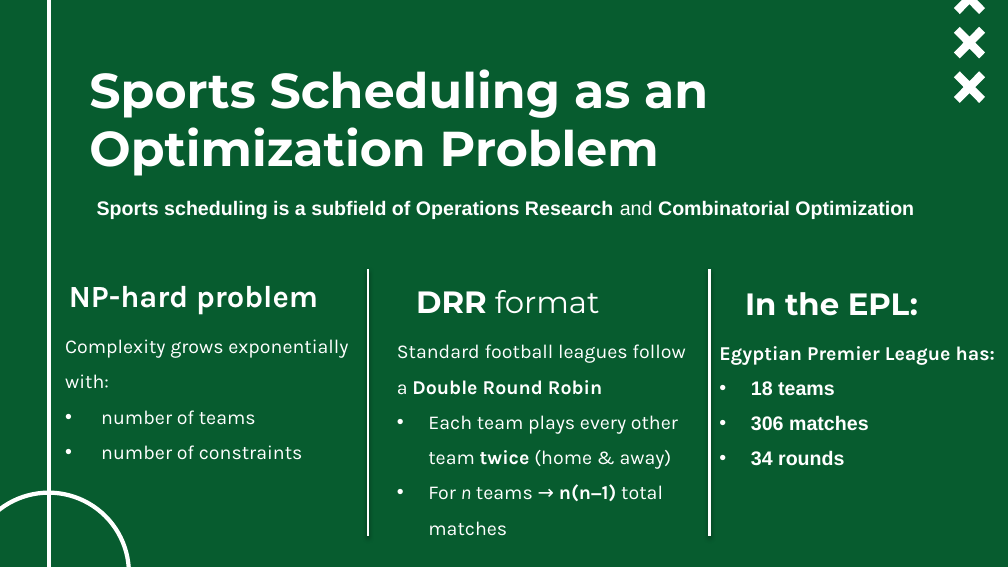
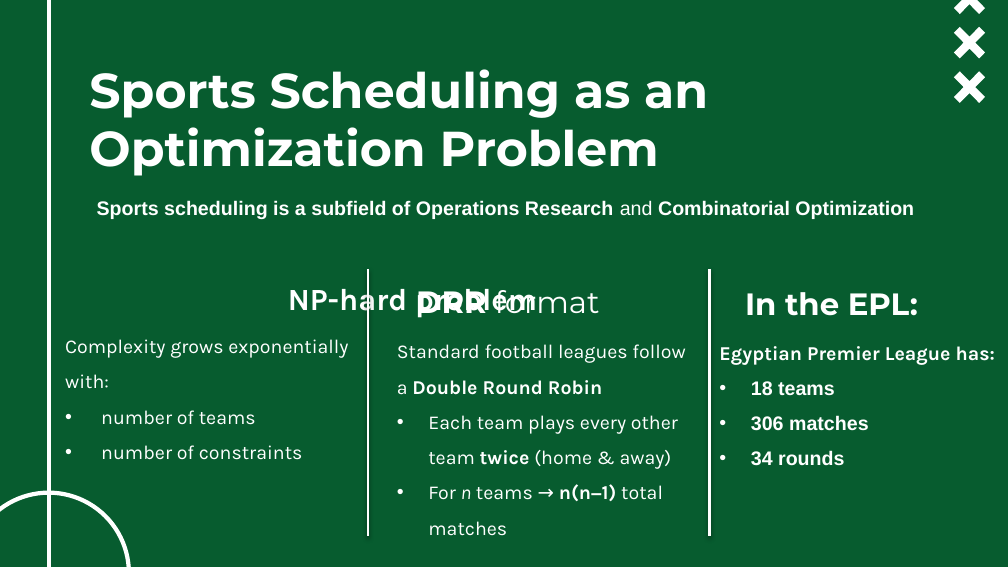
Before and after one commit to ghassanelgendy/egyptian-premier-league-schedule-optimizer, a slide deck: slide 11 of Documentations/presentation V1.pptx. Drawn at 1008x567 pixels with LibreOffice and Linux fonts; fonts in the diff are those of the drawing; background and template pictures are left out. Boxes give left, top, right and bottom in pixels: in the first picture for what was removed or moved away, otherwise in the second. Text is boxed around its words. In the diff, an @@ line names an element or a change of style, - is before the commit and + after.

```diff
--- a/Documentations/presentation V1.pptx
+++ b/Documentations/presentation V1.pptx
@@ subtitle "NP-hard problem" rewrapped from (x1=69, y1=286, x2=318, y2=315) to (x1=288, y1=283, x2=537, y2=318) @@
```
Also in this commit, not shown: 3 other slides changed.
